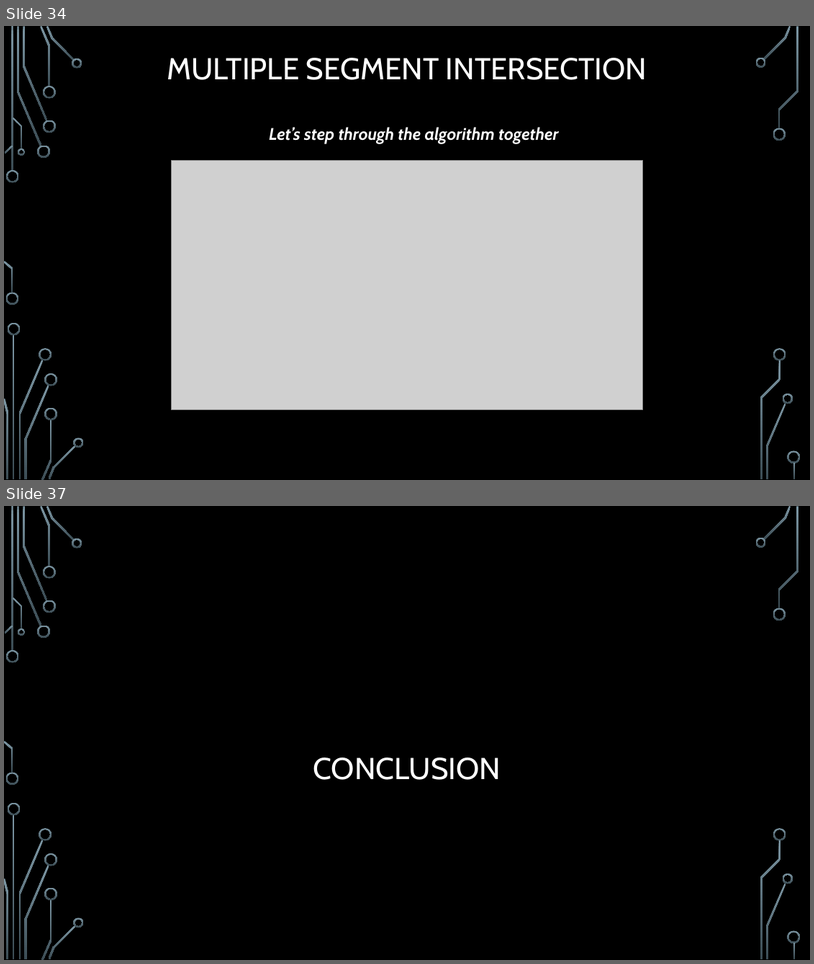
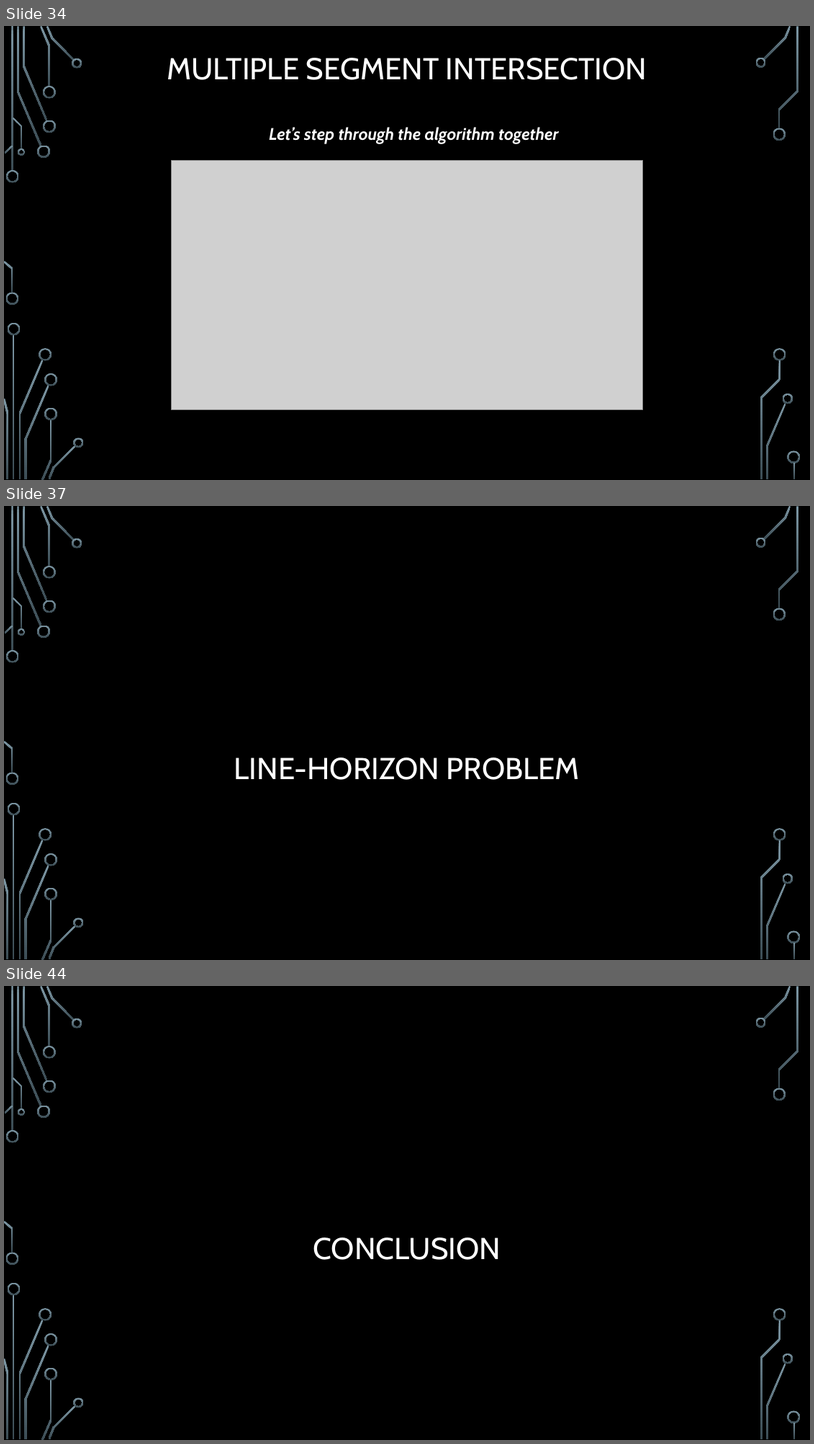
Before and after one commit to janiceeguo/advAlgo, a slide deck: slides/ComputationalGeom-part1-Intersections.pptx. Shown one above the other, each under a label of ours: slides 34 and 37 before the commit, slides 34, 37 and 44 after it; the slides between them are not shown. The pictures are 814x964 and 814x1444 pixels, drawn with LibreOffice and Linux fonts; fonts in the diff are those of the drawing; grey boxes stand for pictures; background and template pictures are left out. Boxes give left, top, right and bottom in pixels: in the first picture for what was removed or moved away, otherwise in the second. Text is boxed around its words. In the diff, an @@ line names an element or a change of style, - is before the commit and + after.

```diff
--- a/slides/ComputationalGeom-part1-Intersections.pptx
+++ b/slides/ComputationalGeom-part1-Intersections.pptx
@@ slide 37 added at [4, 506, 810, 960], background picture (left out); not listed: 36 template elements that a slide beside it also shows @@
@@ title added at [234, 757, 580, 780], 36 pt, text #FFFFFF @@
+LINE-HORIZON PROBLEM
@@ what was slide 37 is now slide 44 @@
```
Also in this commit, not shown: 2 slides changed, 8 other slides added, 1 slide removed, 2 other files.
